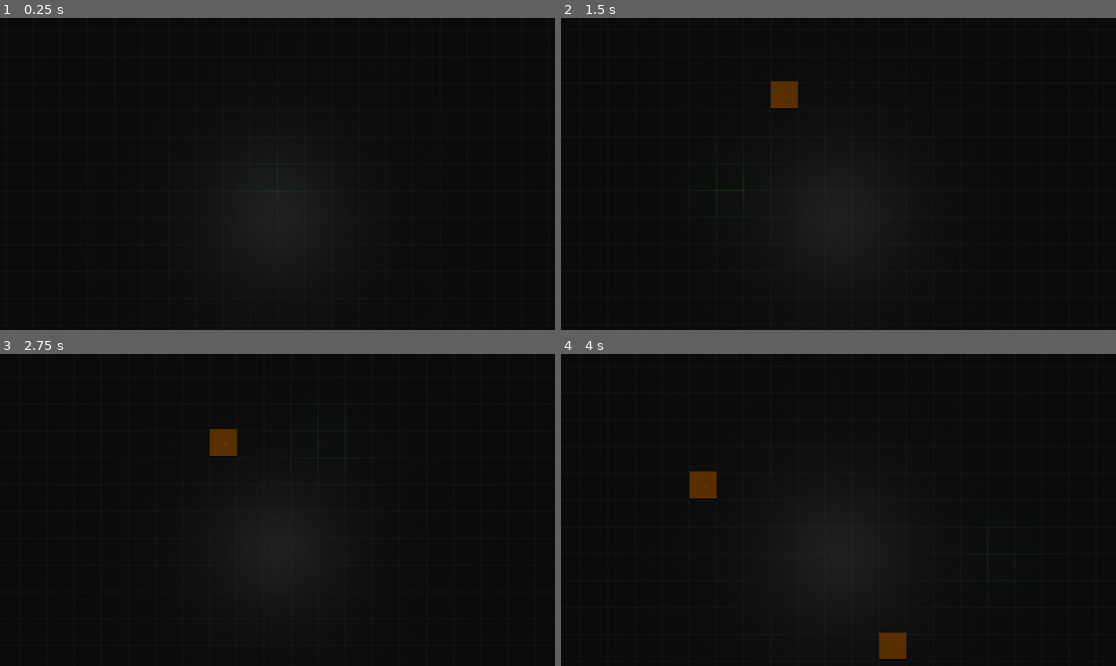
Above: before the commit, frames 1-4 (two rows, left to right).
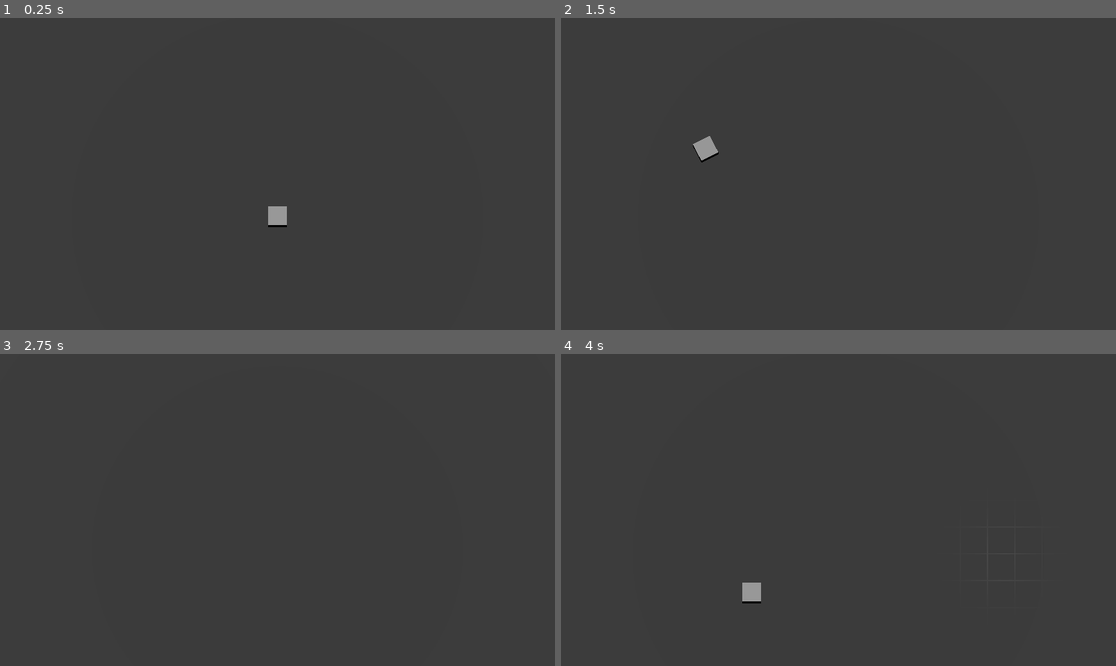
Above: after the commit, the same moments.

Repository: jorie100/Lander
Game: Godot game, scene res://scenes/DebugScene.tscn
Two runs of this game, one before a commit and one after it. Both use one fixed random seed, a clock stepped at 60 frames per second and the inputs below.
Inputs (mouse positions are in pixels of both pictures, inside the frame that each line leads up to):
- Up to frame 1 (0.25 s): no input
- Up to frame 2 (1.5 s): tap Enter at 0.5 s; move the mouse to (960, 158) at 0.52 s; hold D (right) 0.53-1.28 s; click (960, 158) at 0.6 s; right-click (960, 158) at 0.8 s; move the mouse to (727, 189) at 1.27 s; hold S (down) from 1.28 s (still down); right-click (727, 189) at 1.35 s
- Up to frame 3 (2.75 s): tap C (toggle_build_mode, bound only after the commit) at 1.55, 2.1 s; move the mouse to (333, 441) at 2.02 s; release S (down) at 2.03 s; hold D (right) from 2.03 s (still down); click (333, 441) at 2.3 s
- Up to frame 4 (4 s): move the mouse to (810, 572) at 2.77 s; release D (right) at 2.78 s; hold W (up) 2.78-3.53 s; click (810, 572) at 2.85 s; right-click (810, 572) at 3.05 s; move the mouse to (1005, 556) at 3.52 s; hold A (left) from 3.53 s (still down); right-click (1005, 556) at 3.6 s; tap C (toggle_build_mode, bound only after the commit) at 3.8 s

The runs differ from the first frame. In frame 1, 100% of the frame differs, in the area x 0-100%, y 0-100%; in frame 2, 100%; in frame 3, 100%; in frame 4, 100%.

Commit message:
Added player

Diff:
--- a/project.godot
+++ b/project.godot
@@ -57,6 +57,16 @@
 "events": [Object(InputEventKey,"resource_local_to_scene":false,"resource_name":"","device":-1,"window_id":0,"alt_pressed":false,"shift_pressed":false,"ctrl_pressed":false,"meta_pressed":false,"pressed":false,"keycode":0,"physical_keycode":68,"key_label":0,"unicode":100,"echo":false,"script":null)
 ]
 }
+move_player={
+"deadzone": 0.5,
+"events": [Object(InputEventMouseButton,"resource_local_to_scene":false,"resource_name":"","device":-1,"window_id":0,"alt_pressed":false,"shift_pressed":false,"ctrl_pressed":false,"meta_pressed":false,"button_mask":2,"position":Vector2(221, 16),"global_position":Vector2(225, 57),"factor":1.0,"button_index":2,"canceled":false,"pressed":true,"double_click":false,"script":null)
+]
+}
+toggle_build_mode={
+"deadzone": 0.5,
+"events": [Object(InputEventKey,"resource_local_to_scene":false,"resource_name":"","device":-1,"window_id":0,"alt_pressed":false,"shift_pressed":false,"ctrl_pressed":false,"meta_pressed":false,"pressed":false,"keycode":0,"physical_keycode":67,"key_label":0,"unicode":99,"echo":false,"script":null)
+]
+}
 
 [layer_names]
 
--- a/scenes/DebugScene.tscn
+++ b/scenes/DebugScene.tscn
@@ -6,6 +6,7 @@
 [ext_resource type="Material" uid="uid://bwvwtr6vftt3u" path="res://assets/materials/prototype_materials/dark_floor.tres" id="2_rfy2p"]
 [ext_resource type="PackedScene" uid="uid://xq7h4o4vqbxv" path="res://scenes/player/MainCamera.tscn" id="4_gwgv0"]
 [ext_resource type="Shader" path="res://scripts/shaders/grid.gdshader" id="6_umnnq"]
+[ext_resource type="PackedScene" uid="uid://0n25bdi0ds4f" path="res://scenes/player/Player.tscn" id="7_1qfo7"]
 
 [sub_resource type="Resource" id="Resource_eckp6"]
 script = ExtResource("2_fuvli")
@@ -27,6 +28,12 @@
 "vertex_data": PackedByteArray(0, 0, 0, 193, 0, 0, 0, 0, 0, 0, 0, 193, 0, 0, 0, 65, 0, 0, 0, 0, 0, 0, 0, 193, 0, 0, 0,  …(203 unchanged characters)…
 }]
 
+[sub_resource type="StandardMaterial3D" id="StandardMaterial3D_5qcv2"]
+albedo_color = Color(0.203922, 0.203922, 0.203922, 1)
+
+[sub_resource type="ConcavePolygonShape3D" id="ConcavePolygonShape3D_1hkrl"]
+data = PackedVector3Array(-8, 0, -8, 8, 0, -8, 8, 0, 8, -8, 0, -8, 8, 0, 8, -8, 0, 8)
+
 [sub_resource type="QuadMesh" id="QuadMesh_i8s0v"]
 size = Vector2(16, 16)
 
@@ -35,8 +42,8 @@
 shader = ExtResource("6_umnnq")
 shader_parameter/line_width = 0.04
 shader_parameter/grid_size = 1.0
-shader_parameter/line_color = Color(0, 1, 0, 1)
-shader_parameter/fill_color = Color(0, 1, 0, 0.0941176)
+shader_parameter/line_color = Color(1, 1, 1, 1)
+shader_parameter/fill_color = Color(0, 1, 0, 0)
 shader_parameter/falloff_radius = -12.4
 shader_parameter/falloff_gradient = 15.315
 shader_parameter/center = Vector3(0, 0, 0)
@@ -48,8 +55,14 @@
 world_settings = SubResource("Resource_eckp6")
 
 [node name="Floor" parent="." instance=ExtResource("1_16ih5")]
-mesh = SubResource("ArrayMesh_gsu8j")
-material = ExtResource("2_rfy2p")
+mesh = SubResource("ArrayMesh_y3at2")
+material = SubResource("StandardMaterial3D_5qcv2")
+
+[node name="Floor_col" type="StaticBody3D" parent="Floor"]
+collision_mask = 0
+
+[node name="CollisionShape3D" type="CollisionShape3D" parent="Floor/Floor_col"]
+shape = SubResource("ConcavePolygonShape3D_1hkrl")
 
 [node name="MainCamera" parent="." node_paths=PackedStringArray("grid") instance=ExtResource("4_gwgv0")]
 transform = Transform3D(1, 0, 0, 0, 0.14629, 0.989242, 0, -0.989242, 0.14629, 0, 11.064, 0)
@@ -63,8 +76,11 @@
 
 [node name="DirectionalLight3D" type="DirectionalLight3D" parent="."]
 transform = Transform3D(-4.37114e-08, 1, 4.23516e-22, -1.31134e-07, -5.73206e-15, 1, 1, 4.37114e-08, 1.31134e-07, 0, -1.81285, 0)
-light_energy = 0.1
+
+[node name="Player" parent="." instance=ExtResource("7_1qfo7")]
 
 [connection signal="world_generated" from="WorldGenerator" to="Floor" method="_on_world_generator_world_generated"]
+[connection signal="world_generated" from="WorldGenerator" to="Player" method="_on_world_generator_world_generated"]
 [connection signal="builded" from="MainCamera" to="WorldGenerator" method="_on_main_camera_builded"]
 [connection signal="destroyed" from="MainCamera" to="WorldGenerator" method="_on_main_camera_destroyed"]
+[connection signal="player_moved" from="MainCamera" to="Player" method="_on_main_camera_player_moved"]
--- /dev/null
+++ b/scenes/player/Player.tscn
@@ -0,0 +1,37 @@
+[gd_scene load_steps=6 format=3 uid="uid://0n25bdi0ds4f"]
+
+[ext_resource type="Script" path="res://scripts/player/player.gd" id="1_7f4md"]
+
+[sub_resource type="BoxShape3D" id="BoxShape3D_qo2gy"]
+size = Vector3(0.706604, 1, 0.712036)
+
+[sub_resource type="BoxMesh" id="BoxMesh_c3xwa"]
+size = Vector3(0.7, 1, 0.7)
+
+[sub_resource type="Gradient" id="Gradient_xbeh6"]
+colors = PackedColorArray(1, 1, 1, 1, 1, 1, 1, 1)
+
+[sub_resource type="GradientTexture1D" id="GradientTexture1D_80x0f"]
+gradient = SubResource("Gradient_xbeh6")
+
+[node name="Player" type="CharacterBody3D" node_paths=PackedStringArray("target", "mesh")]
+script = ExtResource("1_7f4md")
+target = NodePath("Target")
+mesh = NodePath("MeshInstance3D")
+
+[node name="CollisionShape3D" type="CollisionShape3D" parent="."]
+transform = Transform3D(1, 0, 0, 0, 1, 0, 0, 0, 1, 0.00814819, 0.5, 6.10352e-05)
+shape = SubResource("BoxShape3D_qo2gy")
+
+[node name="MeshInstance3D" type="MeshInstance3D" parent="."]
+transform = Transform3D(1, 0, 0, 0, 1, 0, 0, 0, 1, 0, 0.5, 0)
+mesh = SubResource("BoxMesh_c3xwa")
+
+[node name="Target" type="Marker3D" parent="."]
+top_level = true
+
+[node name="Decal" type="Decal" parent="Target"]
+transform = Transform3D(1, 0, 0, 0, 1, 0, 0, 0, 1, -0.0045166, 0.0150299, -0.00323486)
+size = Vector3(0.44751, 0.199249, 0.40271)
+texture_emission = SubResource("GradientTexture1D_80x0f")
+emission_energy = 128.0
--- a/scripts/player/main_camera.gd
+++ b/scripts/player/main_camera.gd
@@ -1,38 +1,65 @@
 extends Camera3D
-
 
 signal builded(build_position: Vector3)
 signal destroyed(destroy_position: Vector3)
+
+signal player_moved(target_position: Vector3)
+signal build_mode_toggled(build_mode_state: bool)
 
 @export var grid: MeshInstance3D
 
 # Speed of the camera movement
 var speed = 10.0
 
+var build_mode: bool = false
+
+func _ready() -> void:
+	if grid:
+		grid.visible = build_mode
+
 func _input(event) -> void:
 
-	if Input.is_action_just_pressed("build"):
-		var raycast_result = raycast_from_camera(-1)
-		if raycast_result:
-			if raycast_result.get("collider").collision_layer == 1:
-				var mouse_3d_position = raycast_result.get("position")
-				if mouse_3d_position.x < 0:
-					mouse_3d_position.x += -1
-				if mouse_3d_position.z < 0:
-					mouse_3d_position.z += -1
-				builded.emit(mouse_3d_position)
+	if Input.is_action_just_pressed("toggle_build_mode"):
+		build_mode = not build_mode
+		build_mode_toggled.emit(build_mode)
+		if grid:
+			grid.visible = build_mode
 
-	if Input.is_action_just_pressed("destroy"):
-		var raycast_result = raycast_from_camera(-1)
-		if raycast_result:
-			if raycast_result.get("collider").collision_layer == 4:
-				raycast_result.get("collider").queue_free()
-				var mouse_3d_position = raycast_result.get("position")
-				if mouse_3d_position.x < 0:
-					mouse_3d_position.x += -1
-				if mouse_3d_position.z < 0:
-					mouse_3d_position.z += -1
-				destroyed.emit(mouse_3d_position)
+
+	if build_mode:
+		if Input.is_action_just_pressed("build"):
+			var raycast_result = raycast_from_camera(-1)
+			if raycast_result:
+				if raycast_result.get("collider").collision_layer == 1:
+					var mouse_3d_position = raycast_result.get("position")
+					if mouse_3d_position.x < 0:
+						mouse_3d_position.x += -1
+					if mouse_3d_position.z < 0:
+						mouse_3d_position.z += -1
+					builded.emit(mouse_3d_position)
+
+		if Input.is_action_just_pressed("destroy"):
+			var raycast_result = raycast_from_camera(-1)
+			if raycast_result:
+				if raycast_result.get("collider").collision_layer == 4:
+					raycast_result.get("collider").queue_free()
+					var mouse_3d_position = raycast_result.get("position")
+					if mouse_3d_position.x < 0:
+						mouse_3d_position.x += -1
+					if mouse_3d_position.z < 0:
+						mouse_3d_position.z += -1
+					destroyed.emit(mouse_3d_position)
+	else:
+		if Input.is_action_just_pressed("move_player"):
+			var raycast_result = raycast_from_camera(-1)
+			if raycast_result:
+				if raycast_result.get("collider").collision_layer == 1:
+					var mouse_3d_position = raycast_result.get("position")
+					if mouse_3d_position.x < 0:
+						mouse_3d_position.x += -1
+					if mouse_3d_position.z < 0:
+						mouse_3d_position.z += -1
+					player_moved.emit(mouse_3d_position)
 
 func _process(delta):
 	var velocity = Vector3()
--- /dev/null
+++ b/scripts/player/player.gd
@@ -0,0 +1,241 @@
+extends CharacterBody3D
+
+# Visual target y mesh
+@export var target: Marker3D
+@export var mesh: MeshInstance3D
+
+# AStarGrid2D
+var astar_grid: AStarGrid2D
+var floor_height: int
+
+# Robot settings
+@export_category("RobotSettings")
+@export var movement_speed = 0.1
+@export var rotation_speed = 10
+
+# Variables publicas
+var grid_offset: float = 0.5               # El offset de la rejilla para centrar el Robot
+var current_id_path: Array[Vector2i]        # Array con los puntos del pathfinding
+var target_position: Vector3                # La posición objetivo a moverse
+var is_moving: bool                         # Objeto en movimiento
+var current_rotation: Basis                 # Rotacion del objeto para traducirla en mesh
+var speed_multiplier = 1                    # Multiplicador de velocidad de movimiento
+
+var static_objective
+
+func _physics_process(delta):
+
+	# Actualizar mesh instance con la posicion y rotacion del robot (con rotacion suave)
+	current_rotation = current_rotation.slerp(self.global_transform.basis, rotation_speed * delta)
+
+
+	# Revisa si hay puntos para hacer pathfinding
+	if current_id_path.is_empty():
+
+		# Si no los hay, hace el target invisible y reinicia el multiplicador de movimiento
+		speed_multiplier = 1
+		if target.visible:
+			target.visible = false
+
+	# Si los hay, empieza el movimiento
+	else:
+		# Si no se esta moviendo cambia el target_position y el estado moverse
+		if !is_moving:
+			target_position = Vector3(
+				current_id_path.front().x + grid_offset,
+				self.global_position.y,
+				current_id_path.front().y + grid_offset
+			)
+			is_moving = true
+
+
+		# Distancia desde el Robot hasta la posicion objetivo (current_id_path)
+		var distance_to_target = global_position.distance_to(target_position)
+
+		# Cambia el multiplicador de velocidad si esta cerca del final del recorrido o si lo empieza
+		if current_id_path.size() == 1 and distance_to_target < 1.0 and distance_to_target > 0.12:
+			speed_multiplier = distance_to_target
+		elif speed_multiplier < 1:
+			speed_multiplier += delta
+			if speed_multiplier > 1:
+				speed_multiplier = 1
+
+		# Mover el Robot a la posicion objetivo
+		global_position = global_position.move_toward(target_position, movement_speed * speed_multiplier)
+		# Rotar el Robot hacia la posicion objetivo
+		if !self.global_position.is_equal_approx(target_position):
+			self.look_at(target_position)
+
+		# Mover el target visual al final del recorrido (posicion clickada)
+		var id_path_end = Vector3(
+			current_id_path.back().x + grid_offset,
+			0,
+			current_id_path.back().y + grid_offset
+		)
+		target.global_position = id_path_end
+
+		# Si el Robot llego a la posicion objetivo, borrarla del arreglo del camino
+		if global_position.x == target_position.x and global_position.z == target_position.z:
+			current_id_path.pop_front()
+
+			# Si aun quedan puntos en el camino cambiar posicion objetivo, sino cambiar estado movimiento
+			if !current_id_path.is_empty():
+				target_position = Vector3(
+					current_id_path.front().x + grid_offset,
+					self.global_position.y,
+					current_id_path.front().y + grid_offset
+				)
+			else:
+				is_moving = false
+
+func _process(delta):
+
+	# Camera physics interpolation to reduce physics jitter on high refresh-rate monitors
+	if Engine.get_frames_per_second() > Engine.physics_ticks_per_second:
+		mesh.global_transform.basis = mesh.global_transform.basis.slerp(current_rotation, 40 * delta)
+		mesh.global_transform.origin = mesh.global_transform.origin.lerp(self.global_transform.origin, 40 * delta)
+	else:
+		mesh.global_transform.basis = current_rotation
+		mesh.global_transform = self.global_transform
+
+# Obtener el camino en el AStarGrid2D
+func obtain_id_path(objective_position: Vector2i) -> Array[Vector2i]:
+
+	var id_path
+
+	if is_moving:
+		id_path = astar_grid.get_id_path(
+			Vector2i(int(target_position.x-grid_offset), int(target_position.z-grid_offset)),
+			objective_position
+		)
+	else:
+		id_path = astar_grid.get_id_path(
+			Vector2i(int(self.global_position.x-grid_offset), int(self.global_position.z-grid_offset)),
+			objective_position
+		)
+
+	return id_path
+
+func path_distance(path_array):
+	var path_total_distance = 0
+	for i in range(path_array.size() - 1):
+		path_total_distance += Vector2(path_array[i]).distance_to(Vector2(path_array[i + 1]))
+	return path_total_distance
+
+# Recibir astar y altura del mundo
+func _on_world_gen_astar(astar, world_floor_height):
+	astar_grid = astar
+	floor_height = world_floor_height
+
+# Recibir click de la camara para moverse al piso
+func _on_main_camera_move_to_floor(clicked_position):
+
+	if clicked_position.x < 0:
+		clicked_position.x += -1
+	if clicked_position.z < 0:
+		clicked_position.z += -1
+
+	var id_path = obtain_id_path(Vector2i(clicked_position.x,clicked_position.z))
+
+	if not id_path.is_empty():
+		static_objective = null
+
+		current_id_path = id_path
+
+		target.visible = true
+
+		if is_moving:
+			speed_multiplier = 1
+		else:
+			speed_multiplier = 0.5
+
+
+## Recibir el click de la camara para moverse al static_target
+#func _on_main_camera_move_to_static_target(clicked_position, static_target):
+	#
+	#if clicked_position.x < 0:
+		#clicked_position.x += -1
+	#if clicked_position.z < 0:
+		#clicked_position.z += -1
+	#
+	#var point_array = []
+	## Revisar si static_target tiene point_array para calcular cercano
+	#if "world_resource" in static_target:
+		#point_array = static_target.world_resource.point_array
+	#elif "building" in static_target:
+		#point_array = static_target.building.point_array
+	#else:
+		#return
+	#
+	#
+	#var neighbour_array: Array = []
+	#
+	## Revisar la distancia entre el Robot y cada posible punto alcanzable del static_target
+	#for static_point in point_array:
+		#var global_static_point = static_point + Vector2(int(static_target.global_position.x),int(static_target.global_position.z))
+		#
+		#var rango = 1  # Define el rango a tu alrededor
+		#
+		#for i in range(-rango, rango + 1):
+			#for j in range(-rango, rango + 1):
+				#var neighbour = Vector2(global_static_point.x + i, global_static_point.y + j)
+				#if neighbour != global_static_point and !astar_grid.is_point_solid(neighbour) and neighbour not in neighbour_array:
+					#neighbour_array.append(neighbour)
+#
+	## Si es alcanzable entonces hace pathfind hasta el punto mas cercano (target point), sino no hace nada
+	#if not neighbour_array.is_empty():
+		#
+		#var id_path: Array = []
+		#var path_size: float = 0.0
+		#
+		#for neighbour in neighbour_array:
+			#var neighbour_path: Array = obtain_id_path(neighbour)
+			#var distance = path_distance(neighbour_path)
+			#if not neighbour_path.is_empty():
+				#if distance == 0.0:
+					#id_path = neighbour_path
+					#path_size = 0.0
+					#break
+				#elif path_size == 0.0:
+					#id_path = neighbour_path
+					#path_size = distance
+				#elif path_size > distance:
+					#path_size = distance
+					#id_path = neighbour_path
+		#
+		#if not id_path.is_empty():
+			#static_objective = static_target
+			#
+			#current_id_path = id_path
+			#
+			#target.visible = true
+			#
+			#if is_moving:
+				#speed_multiplier = 1
+			#else:
+				#speed_multiplier = 0.5
+
+
+func _on_world_generator_world_generated(world: WorldSettings):
+	astar_grid = world.astar_grid
+	floor_height = world.floor_height
+	world.world_changed.connect(_on_world_changed)
+
+func _on_world_changed(world: WorldSettings):
+	astar_grid = world.astar_grid
+	floor_height = world.floor_height
+
+func _on_main_camera_player_moved(target_position):
+	var id_path = obtain_id_path(Vector2i(target_position.x,target_position.z))
+
+	if not id_path.is_empty():
+		static_objective = null
+
+		current_id_path = id_path
+
+		target.visible = true
+
+		if is_moving:
+			speed_multiplier = 1
+		else:
+			speed_multiplier = 0.5
Not shown: 2 places in scenes/DebugScene.tscn that only renumber resources
